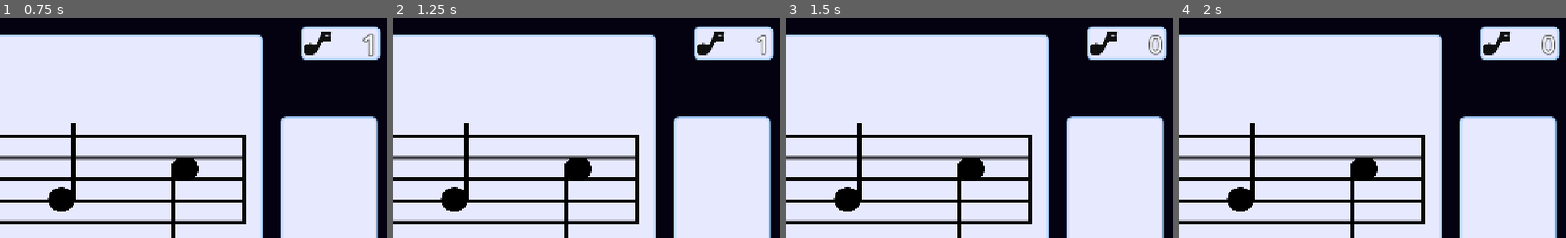
Above: before the commit, frames 1-4 (left to right).
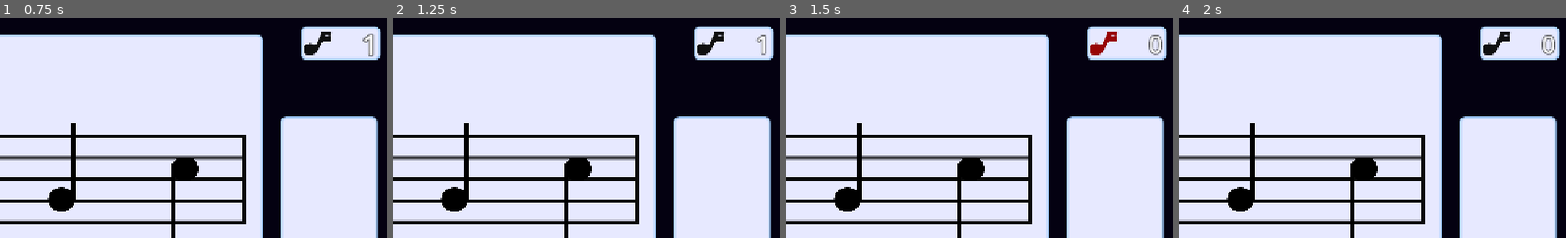
Above: after the commit, the same moments.

Repository: Mmk-Naomi/LANDMARK-Sheet-Music-Trainer
Game: Godot game, scene res://Scenes/Game.tscn
Same seed, same stepped clock (60 frames per second), same inputs: the game is played once before the commit and once after it.
Inputs (mouse positions are % of the whole screen's width and height, from its top left):
- Up to frame 1 (0.75 s): click (29, 85) at 0.5 s
- Up to frame 2 (1.25 s): no input
- Up to frame 3 (1.5 s): click (36, 85) at 1.25 s
- Up to frame 4 (2 s): no input
The pictures show only the part of the screen within x 50-100%, y 0-50%; the shares and areas given below are measured in that part.

Frames 1-2 are identical in both runs. In frame 3, 0.3% of the frame differs, in the area x 78-86%, y 6-17%; in frame 4, nothing differs.

Commit message:
Shader changes
A shader has been added to the score symbol for when players choose the wrong answer.

Diff:
--- a/Scenes/Game.tscn
+++ b/Scenes/Game.tscn
@@ -6,6 +6,7 @@
 [ext_resource type="Shader" uid="uid://bv4slvkkbsefe" path="res://Shaders/number_increase.gdshader" id="4_71axn"]
 [ext_resource type="Texture2D" uid="uid://dnqebvcof0s21" path="res://Assets/score-symbol.png" id="4_b2bpf"]
 [ext_resource type="Texture2D" uid="uid://d3314n11tro3m" path="res://Assets/star.png" id="5_bf53h"]
+[ext_resource type="Shader" uid="uid://bruvr3wol850b" path="res://Scenes/ScorePic.gdshader" id="5_dahhg"]
 [ext_resource type="Texture2D" uid="uid://cu37rp25a1ps3" path="res://Assets/eye.png" id="7_71axn"]
 [ext_resource type="Texture2D" uid="uid://da4ap3l4e7kq0" path="res://Assets/menu-icon.png" id="7_bf53h"]
 [ext_resource type="Texture2D" uid="uid://dmyq8gk1wwmtd" path="res://Assets/cursor.png" id="7_fgofq"]
@@ -16,6 +17,11 @@
 shader_parameter/size = 1.0
 shader_parameter/center = Vector2(0.5, 0.5)
 shader_parameter/color = Color(0, 0, 0, 1)
+
+[sub_resource type="ShaderMaterial" id="ShaderMaterial_3so38"]
+shader = ExtResource("5_dahhg")
+shader_parameter/color = Color(0.87612945, 0, 0, 1)
+shader_parameter/amount = 0.0
 
 [sub_resource type="Theme" id="Theme_2irst"]
 
@@ -76,7 +82,9 @@
 text = "0"
 horizontal_alignment = 2
 
-[node name="Sprite2D" type="Sprite2D" parent="Control/ScoreLabelPanel" unique_id=998548381]
+[node name="ScorePic" type="Sprite2D" parent="Control/ScoreLabelPanel" unique_id=998548381]
+unique_name_in_owner = true
+material = SubResource("ShaderMaterial_3so38")
 position = Vector2(27, 29)
 scale = Vector2(0.25, 0.25)
 texture = ExtResource("4_b2bpf")
--- /dev/null
+++ b/Scenes/ScorePic.gdshader
@@ -0,0 +1,13 @@
+shader_type canvas_item;
+
+uniform vec3 color : source_color;
+uniform float amount : hint_range(0, 1.0) = 0;
+
+void fragment() {
+	COLOR.rgb = mix(COLOR.rgb, color, amount);
+}
+
+//void light() {
+//	// Called for every pixel for every light affecting the CanvasItem.
+//	// Uncomment to replace the default light processing function with this one.
+//}
--- a/Scenes/game.gd
+++ b/Scenes/game.gd
@@ -117,6 +117,8 @@
 		tween.set_ease(Tween.EASE_IN_OUT)
 		tween.tween_property(%Cursor, "position:x", %Cursor.position.x + 200, 0.2)
 		#%Cursor.position.x += 200
+
+		#Animate the score label
 		var score_tween: Tween
 		if score_tween: score_tween.kill()
 		score_tween = create_tween()
@@ -144,11 +146,11 @@
 		#TODO: Set a tween or shader that will make the score flash red when a note is pressed incorrectly
 		var minus_tween: Tween
 		if minus_tween: minus_tween.kill()
-		#minus_tween = create_tween()
-		#minus_tween.set_trans(Tween.TRANS_BACK)
-		#minus_tween.set_ease(Tween.EASE_IN)
-		#minus_tween.tween_property(%ScoreLabel, "modulate", Vector2(1.2, 1.2), 0.2)
-		#minus_tween.tween_property(%ScoreLabel, "scale", Vector2(1.0, 1.0), 0.2)
+		minus_tween = create_tween()
+		minus_tween.set_trans(Tween.TRANS_BACK)
+		minus_tween.set_ease(Tween.EASE_IN)
+		minus_tween.tween_property(%ScorePic.material, "shader_parameter/amount", 1.0, 0.2)
+		minus_tween.tween_property(%ScorePic.material, "shader_parameter/amount", 0.0, 0.2)
 
 		current_score = 0
 		print("Incorrect" + str(current_score))
@@ -212,7 +214,7 @@
 		score_tween.set_trans(Tween.TRANS_BACK)
 		score_tween.set_ease(Tween.EASE_IN)
 		score_tween.tween_property(%HiScoreLabel, "scale", Vector2(1.2, 1.2), 0.2)
-		score_tween.tween_property(%HiScoreLabel, "scale", Vector2(1.0, 1.0), 0.2)
+		score_tween.tween_property(%HiScoreLabel, "scale", Vector2(1.0, 1.0), 0.1)
 
 		match GlobalVariables.current_difficulty:
 			GlobalVariables.Difficulty.VERY_EASY:
Not shown, added: Scenes/ScorePic.gdshader.uid
